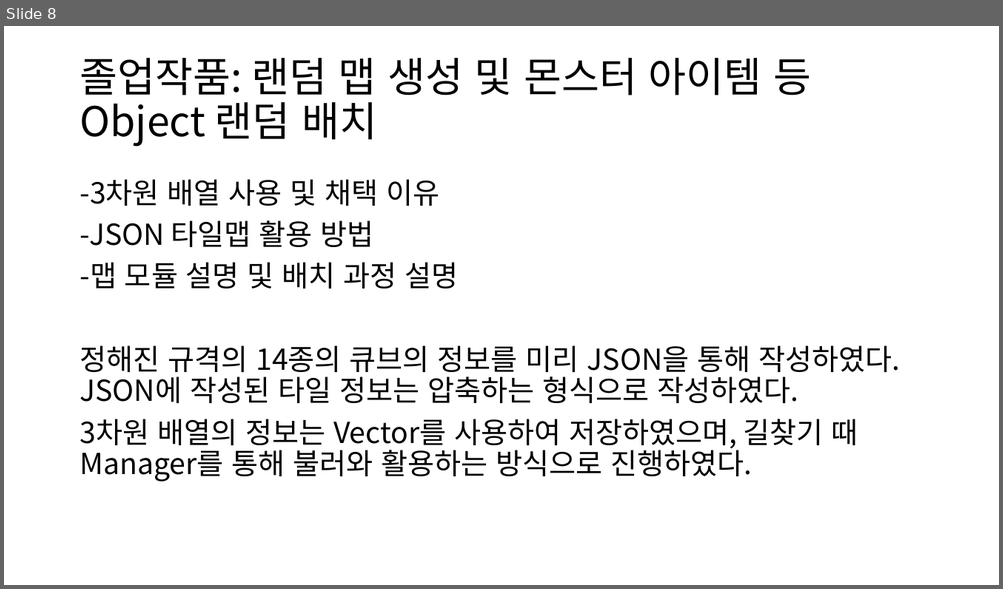
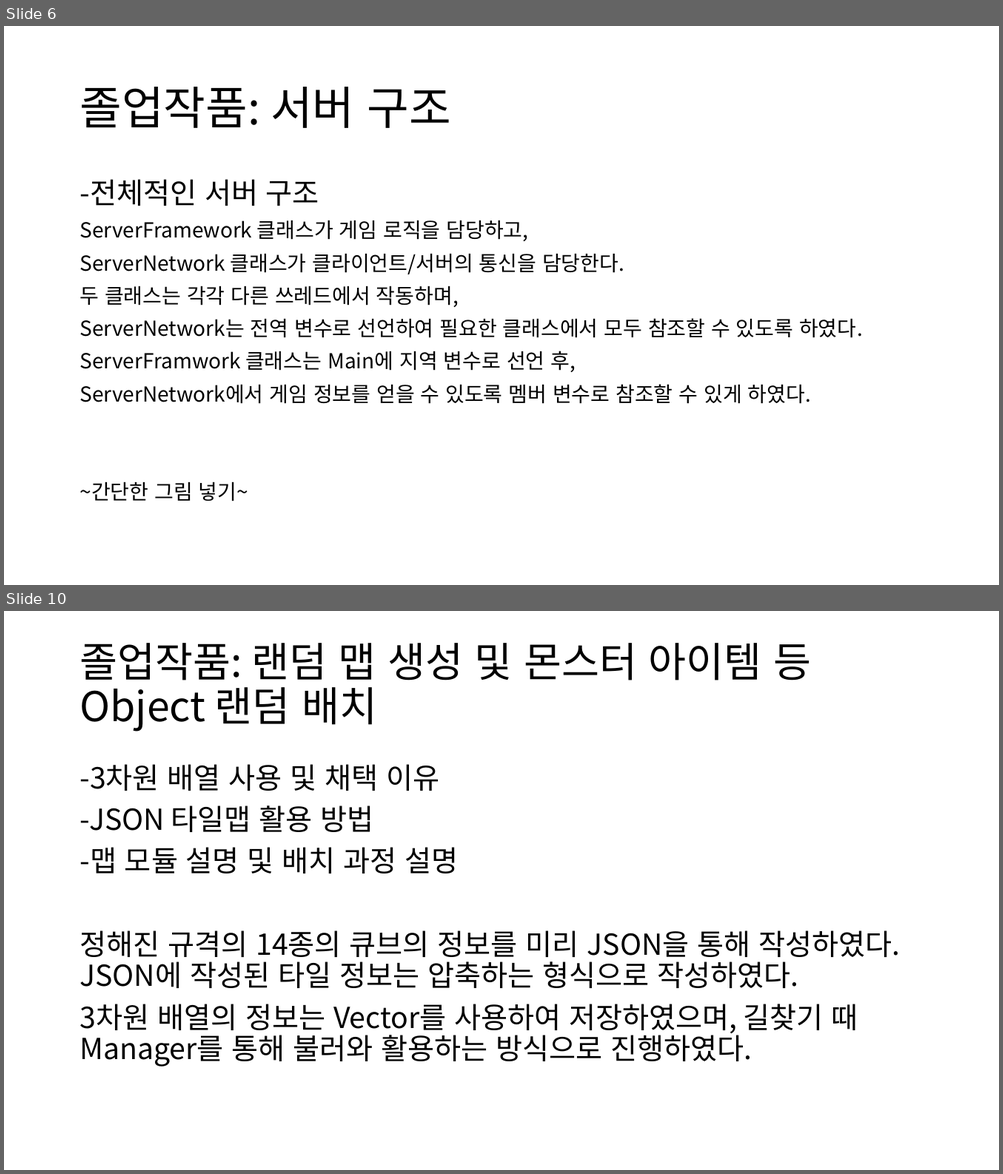
Before and after one commit to kimi5231/B1A2_project, a slide deck: 포트폴리오/임수영/포트폴리오.pptx. Shown one above the other, each under a label of ours: slide 8 before the commit, slides 6 and 10 after it; the slides between them are not shown. The pictures are 1003x589 and 1003x1174 pixels, drawn with LibreOffice and Linux fonts; fonts in the diff are those of the drawing. Boxes give left, top, right and bottom in pixels: in the first picture for what was removed or moved away, otherwise in the second. Text is boxed around its words. In the diff, an @@ line names an element or a change of style, - is before the commit and + after.

```diff
--- a/포트폴리오/임수영/포트폴리오.pptx
+++ b/포트폴리오/임수영/포트폴리오.pptx
@@ slide 6 added at (4,26,999,585), background #FFFFFF @@
@@ title added at (79,87,451,128), 44 pt, text #000000 @@
+졸업작품: 서버 구조
@@ text added at (79,179,862,502), 20 pt, text #000000 @@
+-전체적인 서버 구조
+ServerFramework 클래스가 게임 로직을 담당하고,
+ServerNetwork 클래스가 클라이언트/서버의 통신을 담당한다.
+두 클래스는 각각 다른 쓰레드에서 작동하며,
+ServerNetwork는 전역 변수로 선언하여 필요한 클래스에서 모두 참조할 수 있도록 하였다.
+ServerFramwork 클래스는 Main에 지역 변수로 선언 후,
+ServerNetwork에서 게임 정보를 얻을 수 있도록 멤버 변수로 참조할 수 있게 하였다.
+~간단한 그림 넣기~
@@ what was slide 8 is now slide 10 @@
```
Also in this commit, not shown: 4 slides changed, 2 other slides added, 1 other file.
